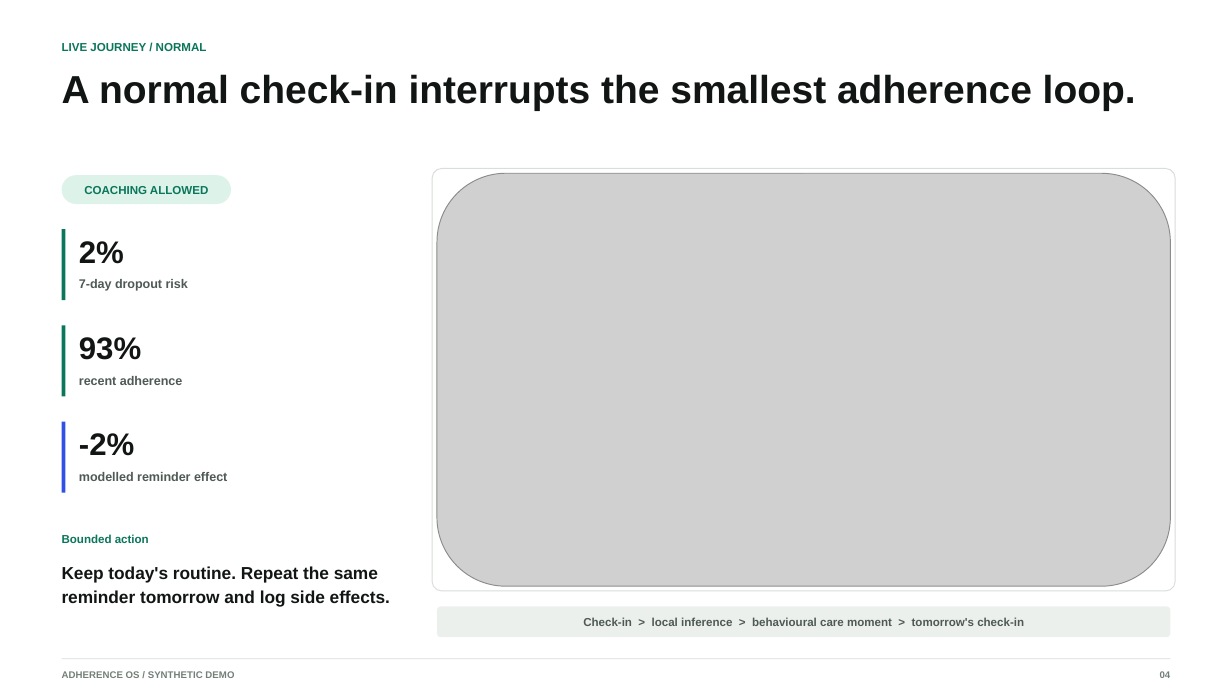
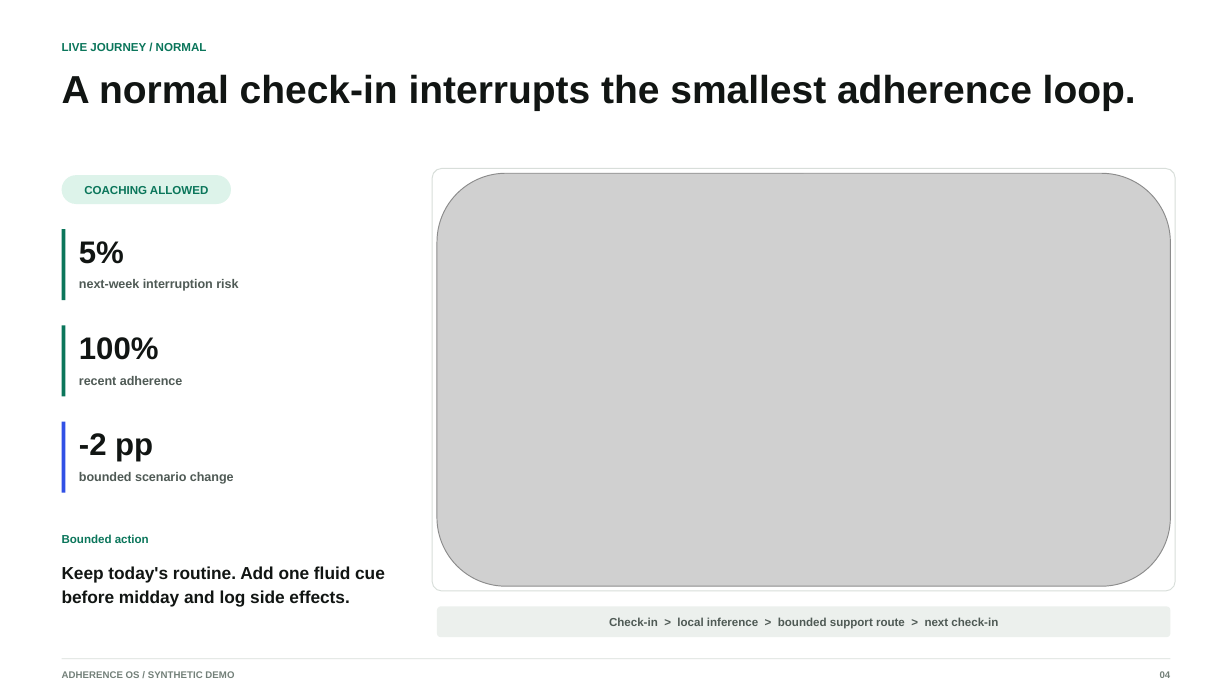
Before and after one commit to kevinmeix1/adherence-os, a slide deck: slide 4 of outputs/adherence-os-demo.pptx. Drawn at 1232x693 pixels with LibreOffice and Linux fonts; fonts in the diff are those of the drawing; grey boxes stand for pictures. Boxes give left, top, right and bottom in pixels: in the first picture for what was removed or moved away, otherwise in the second. Text is boxed around its words. In the diff, an @@ line names an element or a change of style, - is before the commit and + after.

```diff
--- a/outputs/adherence-os-demo.pptx
+++ b/outputs/adherence-os-demo.pptx
@@ text at [79,241,124,264]: text changed @@
-2%
+5%
@@ text at [79,279,238,291]: text changed @@
-7-day dropout risk
+next-week interruption risk
@@ text at [79,337,159,360]: text changed @@
-93%
+100%
@@ text at [79,433,153,462]: text changed @@
--2%
+-2 pp
@@ text at [79,472,234,484]: text changed @@
-modelled reminder effect
+bounded scenario change
@@ text at [62,566,385,607]: text changed @@
-Keep today's routine. Repeat the same reminder tomorrow and log side effects.
+Keep today's routine. Add one fluid cue before midday and log side effects.
@@ text at [609,617,998,629]: text changed @@
-Check-in > local inference > behavioural care moment > tomorrow's check-in
+Check-in > local inference > bounded support route > next check-in
```
Also in this commit, not shown: 7 other slides changed, 36 other files.
